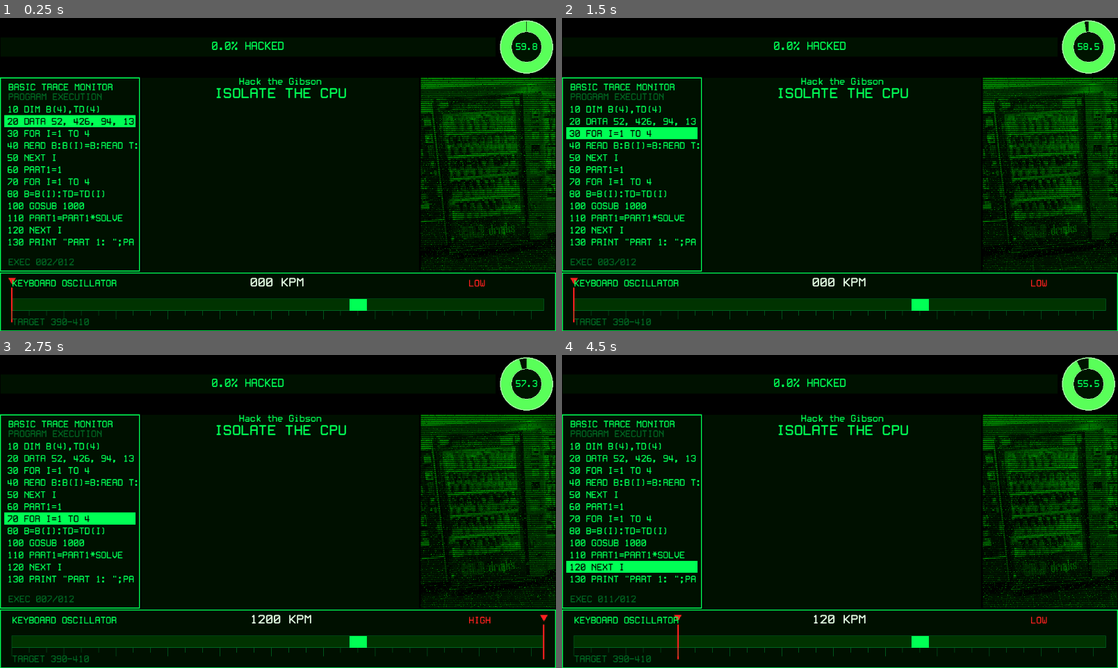
Above: before the commit, frames 1-4 (two rows, left to right).
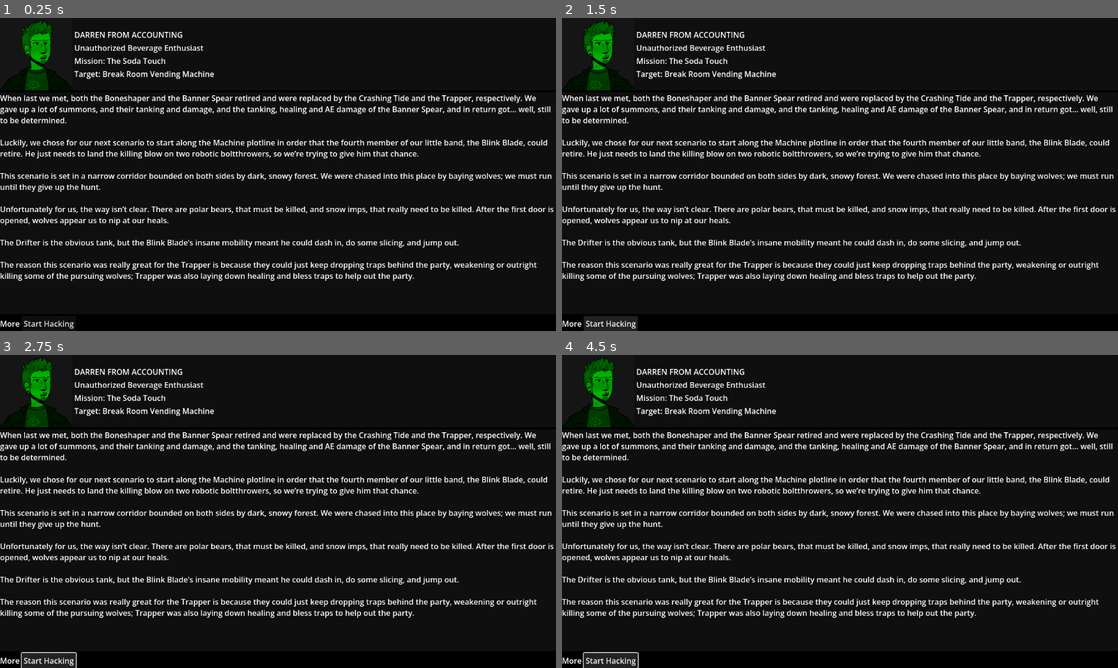
Above: after the commit, the same moments.

Repository: tipa16384/TVHacker
Game: Godot game, scene res://mise_en_scene.tscn
The game is run twice, just before and just after one commit, with the same random seed, the same clock (stepped at 60 frames per second) and the same inputs. Before the commit the project starts from res://Main.tscn.
Inputs (mouse positions are in pixels of both pictures, inside the frame that each line leads up to):
- Up to frame 1 (0.25 s): no input
- Up to frame 2 (1.5 s): click (612, 324) at 0.5 s, where only the run after the commit has a clickable "Start Hacking"; click (612, 324) at 1.25 s, where only the run after the commit has a clickable "Start Hacking"
- Up to frame 3 (2.75 s): tap Enter at 2 s; hold Right from 2.03 s (still down); tap X at 2.1 s
- Up to frame 4 (4.5 s): release Right at 2.78 s; hold Down 2.78-3.53 s; tap X at 2.85, 3.6, 4.35 s; hold Right 3.53-4.28 s; hold Up from 4.28 s (still down)

The runs differ from the first frame. In frame 1, 27% of the frame differs, in the area x 0-100%, y 0-100%; in frame 2, 27%; in frame 3, 27%; in frame 4, 27%.

Commit message:
Working on mission screen

Diff:
--- /dev/null
+++ b/green_no_noise.gdshader
@@ -0,0 +1,19 @@
+shader_type canvas_item;
+
+uniform sampler2D screen_texture : hint_screen_texture, filter_nearest;
+
+float random (vec2 uv) {
+    return fract(sin(dot(uv.xy,
+        vec2(12.9898,78.233))) * 43758.5453123);
+}
+
+void fragment() {
+    vec4 screen_color = texture(screen_texture, SCREEN_UV);
+    vec4 texture_color = texture(TEXTURE, UV);
+
+    float brightness = dot(texture_color.rgb, vec3(0.299, 0.587, 0.114));
+
+	float sinval = (sin(100.0 * TAU * UV.y) + 1.0) / 4.0 + 0.5;
+
+    COLOR = vec4(0.0, brightness * sinval, 0.0, texture_color.a);
+}
--- /dev/null
+++ b/green_theme.tres
@@ -0,0 +1,8 @@
+[gd_resource type="Theme" format=3 uid="uid://cysllafgen5eo"]
+
+[ext_resource type="FontFile" uid="uid://dolehten4fwaf" path="res://WhiteRabbit-47pD.ttf" id="1_p1ek5"]
+
+[resource]
+default_font = ExtResource("1_p1ek5")
+default_font_size = 20
+Label/colors/font_color = Color(0, 1, 0.33333334, 1)
--- /dev/null
+++ b/mise_en_scene.tscn
@@ -0,0 +1,98 @@
+[gd_scene format=3 uid="uid://hkj361nbvr22"]
+
+[ext_resource type="Texture2D" uid="uid://pjrhmrworukw" path="res://images/dude-vendingmachine.png" id="1_rl6uk"]
+[ext_resource type="Shader" uid="uid://uxs2pk24ke0" path="res://green_no_noise.gdshader" id="1_v6ato"]
+
+[sub_resource type="ShaderMaterial" id="ShaderMaterial_v6ato"]
+shader = ExtResource("1_v6ato")
+
+[node name="MiseEnScene" type="Control" unique_id=1820834809]
+layout_mode = 3
+anchors_preset = 15
+anchor_right = 1.0
+anchor_bottom = 1.0
+grow_horizontal = 2
+grow_vertical = 2
+size_flags_horizontal = 3
+size_flags_vertical = 3
+
+[node name="RootVBox" type="VBoxContainer" parent="." unique_id=741803250]
+layout_mode = 1
+anchors_preset = 15
+anchor_right = 1.0
+anchor_bottom = 1.0
+grow_horizontal = 2
+grow_vertical = 2
+
+[node name="HeaderPanel" type="PanelContainer" parent="RootVBox" unique_id=1884434220]
+layout_mode = 2
+
+[node name="HeaderHBox" type="HBoxContainer" parent="RootVBox/HeaderPanel" unique_id=575223703]
+layout_mode = 2
+size_flags_vertical = 0
+
+[node name="PortraitFrame" type="PanelContainer" parent="RootVBox/HeaderPanel/HeaderHBox" unique_id=1893900746]
+layout_mode = 2
+size_flags_horizontal = 4
+
+[node name="PortraitTextureRect" type="TextureRect" parent="RootVBox/HeaderPanel/HeaderHBox/PortraitFrame" unique_id=889721934]
+material = SubResource("ShaderMaterial_v6ato")
+layout_mode = 2
+texture = ExtResource("1_rl6uk")
+
+[node name="BioVBox" type="VBoxContainer" parent="RootVBox/HeaderPanel/HeaderHBox" unique_id=1023194856]
+layout_mode = 2
+alignment = 1
+
+[node name="MissionTitleLabel" type="Label" parent="RootVBox/HeaderPanel/HeaderHBox/BioVBox" unique_id=1413225782]
+layout_mode = 2
+text = "DARREN FROM ACCOUNTING"
+
+[node name="GiverNameLabel" type="Label" parent="RootVBox/HeaderPanel/HeaderHBox/BioVBox" unique_id=637037375]
+layout_mode = 2
+text = "Unauthorized Beverage Enthusiast"
+
+[node name="GiverRoleLabel" type="Label" parent="RootVBox/HeaderPanel/HeaderHBox/BioVBox" unique_id=61057774]
+layout_mode = 2
+text = "Mission: The Soda Touch"
+
+[node name="MissionMetaLabel" type="Label" parent="RootVBox/HeaderPanel/HeaderHBox/BioVBox" unique_id=1719449259]
+layout_mode = 2
+text = "Target: Break Room Vending Machine"
+
+[node name="TextPanel" type="PanelContainer" parent="RootVBox" unique_id=1746853255]
+layout_mode = 2
+size_flags_vertical = 3
+
+[node name="TextScrollContainer" type="ScrollContainer" parent="RootVBox/TextPanel" unique_id=2104145790]
+clip_contents = false
+layout_mode = 2
+
+[node name="MissionTextLabel" type="RichTextLabel" parent="RootVBox/TextPanel/TextScrollContainer" unique_id=1902435072]
+layout_mode = 2
+size_flags_horizontal = 3
+size_flags_vertical = 3
+bbcode_enabled = true
+text = "When last we met, both the Boneshaper and the Banner Spear retired and were replaced by the Crashing Tide and the Trapper, respectively. We gave up a lot of summons, and their tanking and damage, and the tanking, healing and AE damage of the Banner Spear, and in return got… well, still to be determined.
+
+Luckily, we chose for our next scenario to start along the Machine plotline in order that the fourth member of our little band, the Blink Blade, could retire. He just needs to land the killing blow on two robotic boltthrowers, so we’re trying to give him that chance.
+
+This scenario is set in a narrow corridor bounded on both sides by dark, snowy forest. We were chased into this place by baying wolves; we must run until they give up the hunt.
+
+Unfortunately for us, the way isn’t clear. There are polar bears, that must be killed, and snow imps, that really need to be killed. After the first door is opened, wolves appear us to nip at our heals.
+
+The Drifter is the obvious tank, but the Blink Blade’s insane mobility meant he could dash in, do some slicing, and jump out.
+
+The reason this scenario was really great for the Trapper is because they could just keep dropping traps behind the party, weakening or outright killing some of the pursuing wolves; Trapper was also laying down healing and bless traps to help out the party."
+fit_content = true
+
+[node name="FooterHBox" type="HBoxContainer" parent="RootVBox" unique_id=2096014728]
+layout_mode = 2
+
+[node name="MoreLabel" type="Label" parent="RootVBox/FooterHBox" unique_id=151228409]
+layout_mode = 2
+text = "More"
+
+[node name="StartMissionButton" type="Button" parent="RootVBox/FooterHBox" unique_id=915929048]
+layout_mode = 2
+text = "Start Hacking"
--- a/project.godot
+++ b/project.godot
@@ -11,7 +11,7 @@
 [application]
 
 config/name="TV Hacker"
-run/main_scene="uid://v1oeu8d5if7k"
+run/main_scene="uid://hkj361nbvr22"
 config/features=PackedStringArray("4.6", "GL Compatibility")
 config/icon="res://icon.svg"
 
Not shown, added: green_no_noise.gdshader.uid
Binary file changed: images/dude-vendingmachine.png
